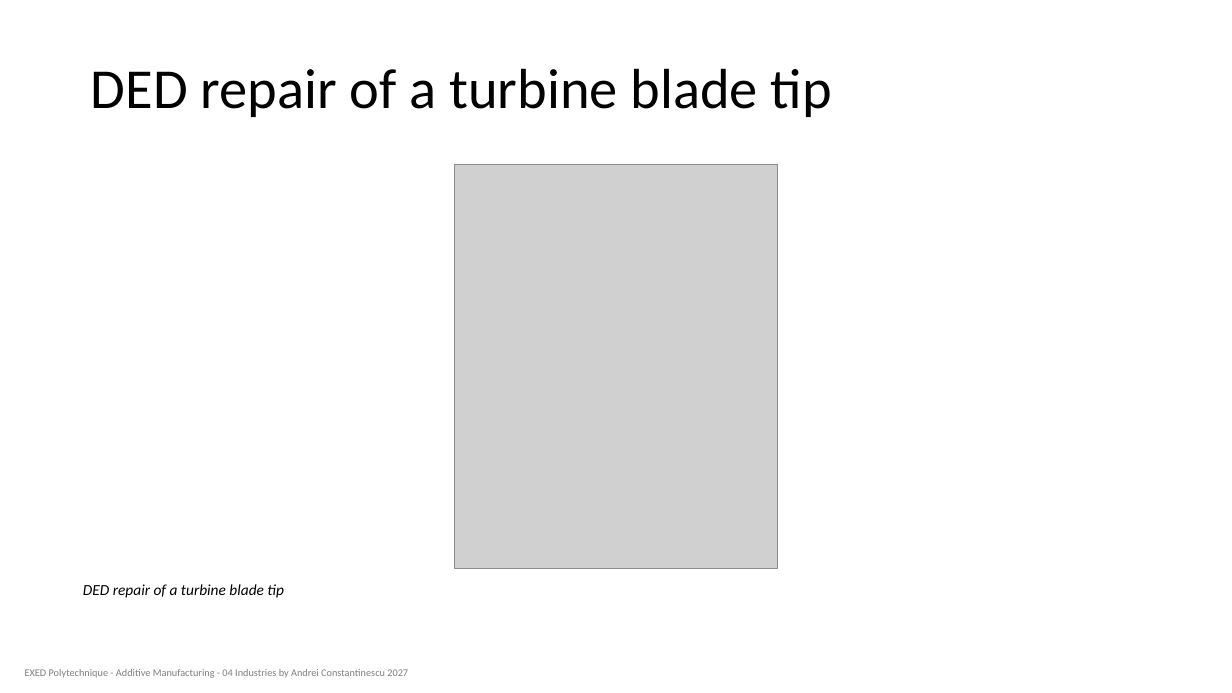
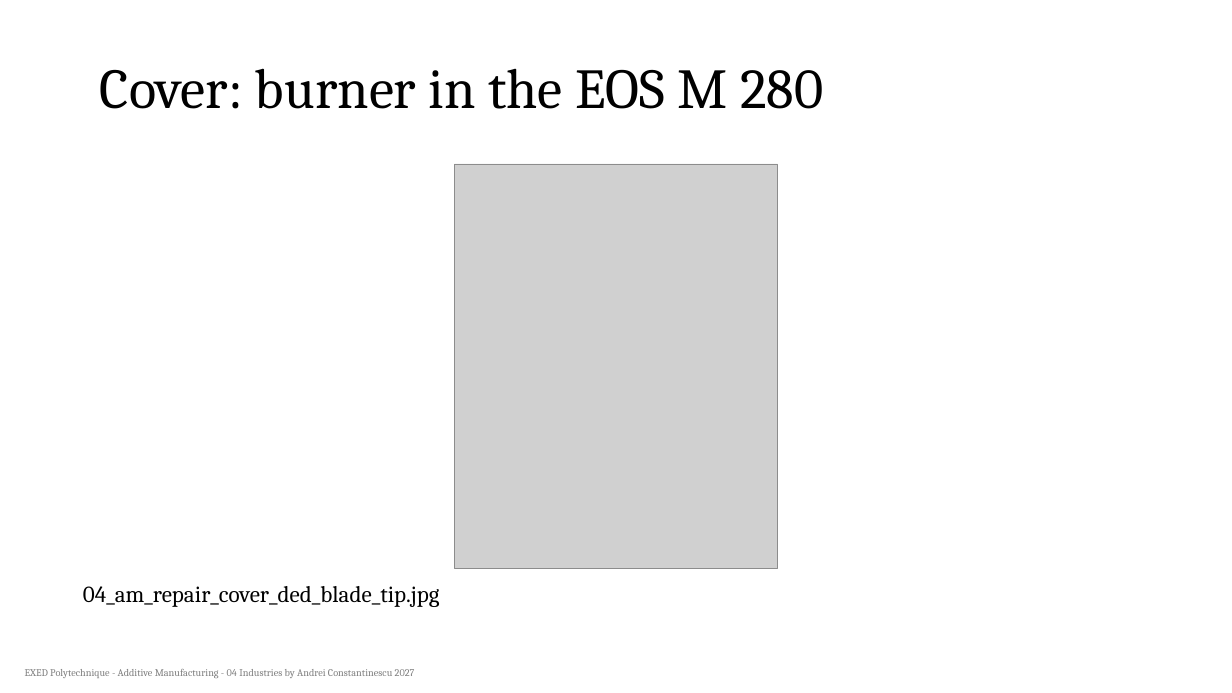
Before and after one commit to aconstant-lms/X-FabAdd, a slide deck: slide 2 of 04_industries/slides/04_am_repair_figures_test.pptx. Drawn at 1232x693 pixels with LibreOffice and Linux fonts; fonts in the diff are those of the drawing; grey boxes stand for pictures. Boxes give left, top, right and bottom in pixels: in the first picture for what was removed or moved away, otherwise in the second. Text is boxed around its words. In the diff, an @@ line names an element or a change of style, - is before the commit and + after.

```diff
--- a/04_industries/slides/04_am_repair_figures_test.pptx
+++ b/04_industries/slides/04_am_repair_figures_test.pptx
@@ title at (x1=100, y1=68, x2=823, y2=109): text changed; font Calibri to Cambria @@
-DED repair of a turbine blade tip
+Cover: burner in the EOS M 280
@@ text at (x1=83, y1=586, x2=440, y2=607): text changed; size 12 to 18 pt; font Calibri to Cambria; italic off @@
-DED repair of a turbine blade tip
+04_am_repair_cover_ded_blade_tip.jpg
@@ text "EXED Polytechnique - Additive Manufacturing ..." at (x1=25, y1=669, x2=415, y2=678): font Calibri to Cambria @@
```
Also in this commit, not shown: 14 other slides changed.
